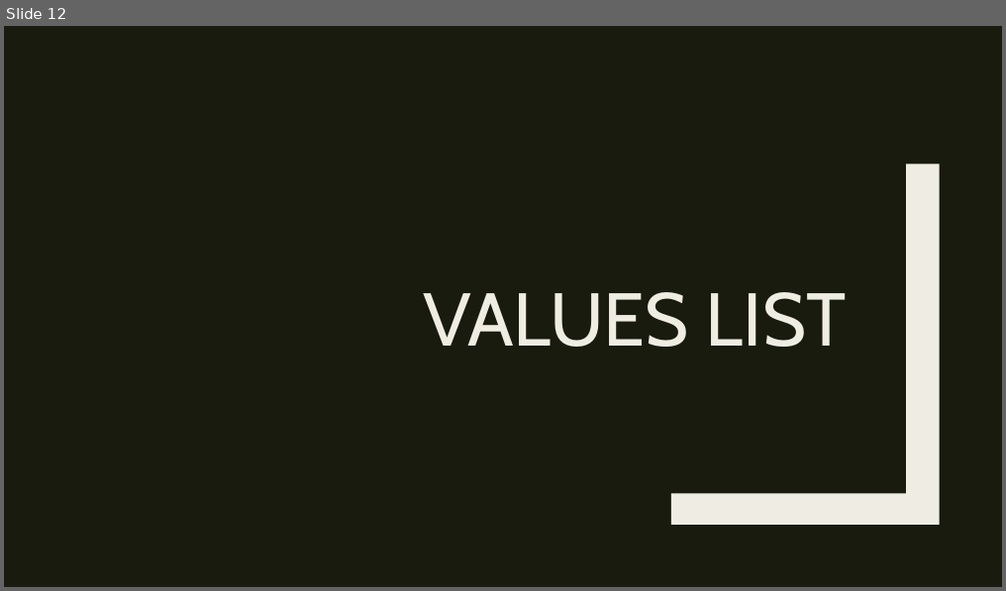
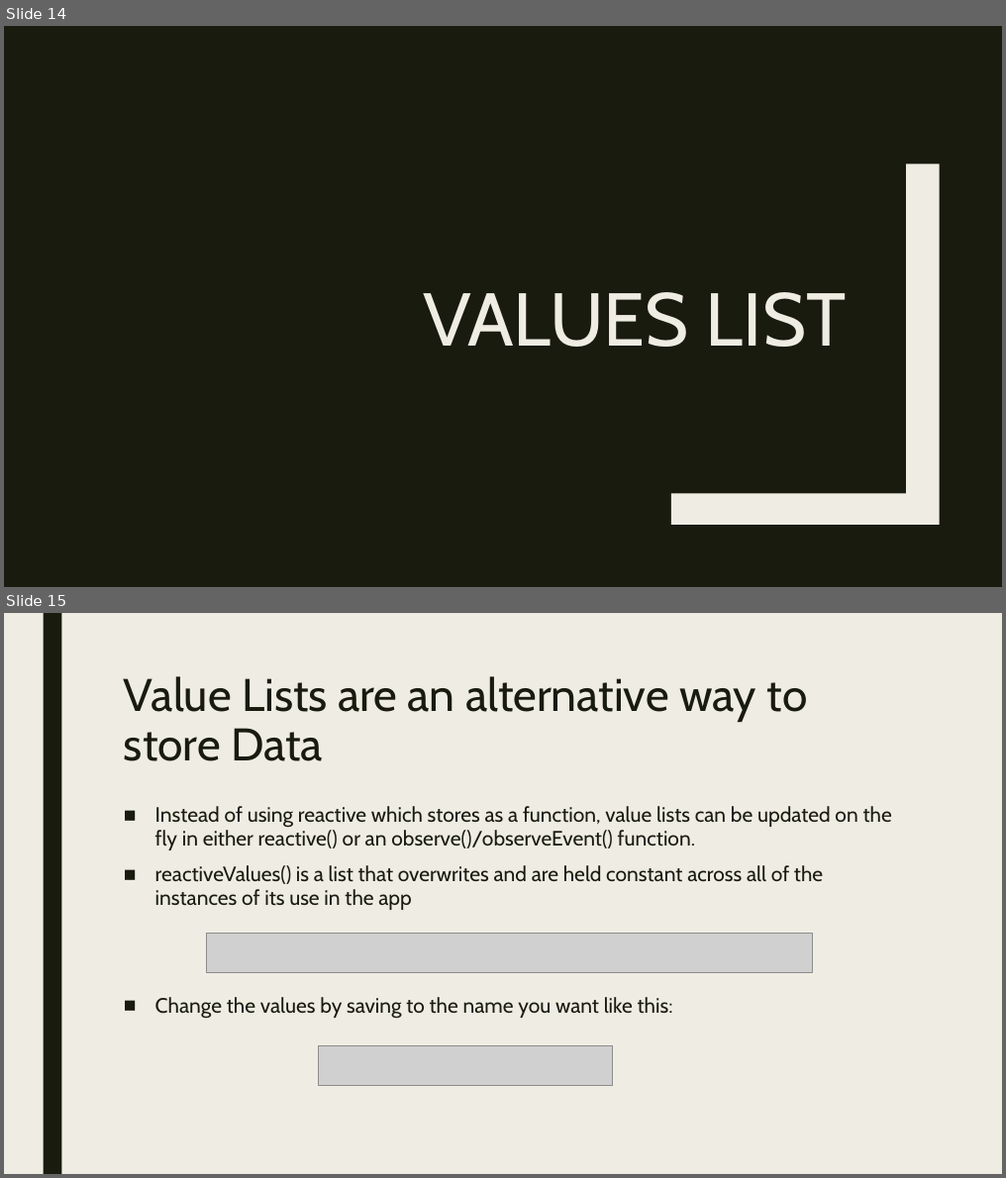
Before and after one commit to RforOperations2018/Class_5, a slide deck: Class 6.pptx. Shown one above the other, each under a label of ours: slide 12 before the commit, slides 14 and 15 after it. The pictures are 1006x591 and 1006x1178 pixels, drawn with LibreOffice and Linux fonts; fonts in the diff are those of the drawing; grey boxes stand for pictures. Boxes give left, top, right and bottom in pixels: in the first picture for what was removed or moved away, otherwise in the second. Text is boxed around its words. In the diff, an @@ line names an element or a change of style, - is before the commit and + after.

```diff
--- a/Class 6.pptx
+++ b/Class 6.pptx
@@ slide 15 added at (x1=4, y1=613, x2=1002, y2=1174), background #EFEDE3 @@
@@ rectangle added at (x1=43, y1=613, x2=61, y2=1174), fill #191B0E @@
@@ title added at (x1=124, y1=676, x2=808, y2=761), 44 pt, text #191B0E @@
+Value Lists are an alternative way to store Data
@@ text added at (x1=155, y1=806, x2=892, y2=1019), 20 pt, text #191B0E @@
+■ Instead of using reactive which stores as a function, value lists can be updated on the fly in either reactive() or an observe()/observeEvent() function.
+■ reactiveValues() is a list that overwrites and are held constant across all of the instances of its use in the app
+■ Change the values by saving to the name you want like this:
@@ picture added at (x1=206, y1=934, x2=813, y2=973) @@
@@ picture added at (x1=318, y1=1047, x2=612, y2=1086) @@
@@ what was slide 12 is now slide 14 @@
```
Also in this commit, not shown: 3 slides changed, 10 other slides added, 2 other files.
